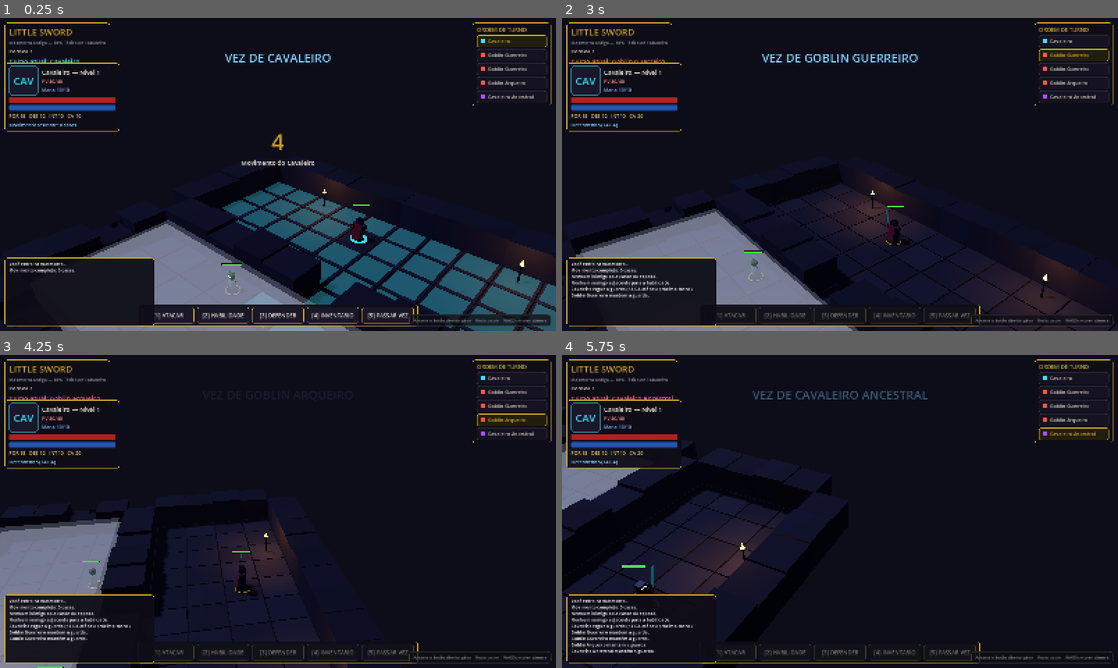
Above: before the commit, frames 1-4 (two rows, left to right).
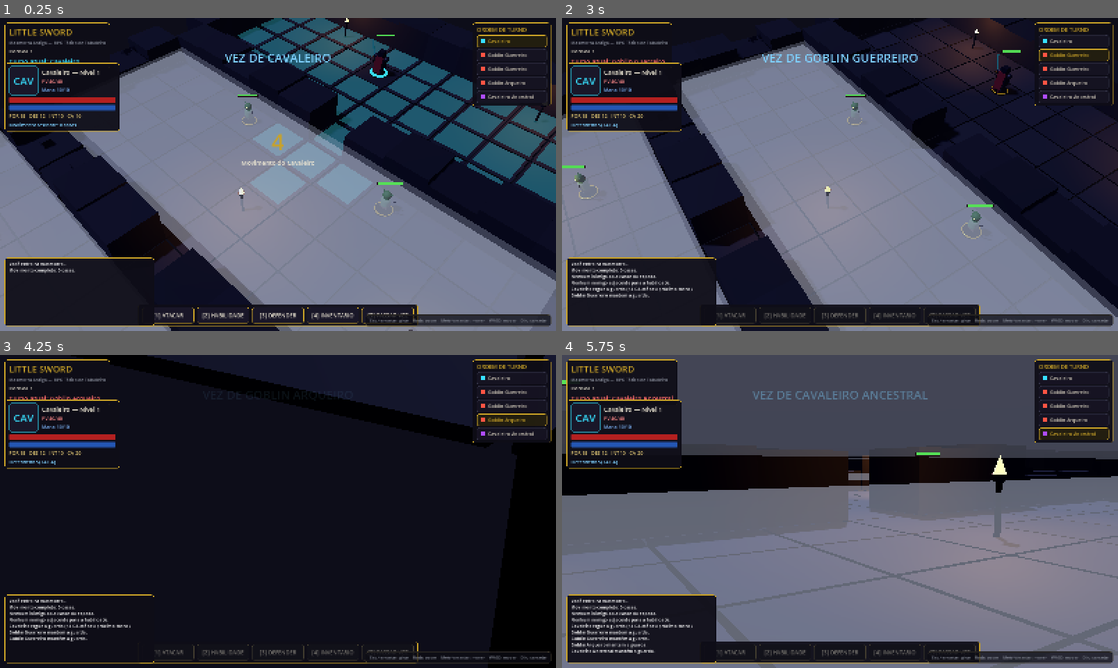
Above: after the commit, the same moments.

Repository: FalconiRod/Little-Sword
Game: Godot game, scene res://src/scenes/main.tscn
Same seed, same stepped clock (60 frames per second), same inputs: the game is played once before the commit and once after it.
Inputs (mouse positions are in pixels of both pictures, inside the frame that each line leads up to):
- Up to frame 1 (0.25 s): no input
- Up to frame 2 (3 s): click "[1] ATACAR" at 0.5 s; click "[2] HABILIDADE" at 1.25 s; click "[3] DEFENDER" at 2 s; tap Enter at 2.75 s; move the mouse to (962, 158) at 2.77 s; hold D from 2.78 s (still down); hold Q from 2.78 s (still down); click (962, 158) at 2.92 s
- Up to frame 3 (4.25 s): tap E at 3.05 s; release D at 3.5 s; release Q at 3.5 s; drag from (166, 527) to (250, 574) at 3.52 s
- Up to frame 4 (5.75 s): move the mouse to (895, 442) at 4.27 s; hold D 4.28-5 s; hold Q 4.28-5 s; click (895, 442) at 4.42 s; tap E at 4.55 s; drag from (812, 574) to (673, 464) at 5.02 s

The runs differ from the first frame. In frame 1, 55% of the frame differs, in the area x 0-100%, y 0-100%; in frame 2, 49%; in frame 3, 13%; in frame 4, 74%.

Commit message:
v0.2.0: camera orbital completa (arrasto esquerdo, pitch, zoom cinematico, colisao por grid)

Diff:
--- a/src/core/camera_rig.gd
+++ b/src/core/camera_rig.gd
@@ -1,59 +1,79 @@
 class_name CameraRig
 extends Node3D
-## Câmera isométrica da mesa digital: pan relativo à direção de visão,
-## órbita livre ao redor do tabuleiro (Q/E ou botão do meio), zoom no scroll
-## e tremida em impactos.
+## Câmera orbital de mesa digital — como um jogador circulando em torno de
+## um tabuleiro real de D&D e inspecionando miniaturas de perto.
+##
+## Órbita esférica (yaw/pitch/distância) ao redor de um pivô com interpolação
+## exponencial suave; colisão com paredes resolvida por amostragem no grid
+## (sem física). Padrão: visão isométrica tática; mínimo: ângulo cinematográfico
+## rente à mesa; máximo: vista quase zenital.
 
 var cam: Camera3D
-var _base_offset := Vector3(9.0, 13.5, 9.0)
-var _zoom := 1.0
-var _zoom_target := 1.0
-var _yaw := 0.0
-var _yaw_target := 0.0
+
+var yaw := deg_to_rad(45.0)
+var pitch := deg_to_rad(47.0)
+var dist := 18.3
+
+var _yaw_t := yaw
+var _pitch_t := pitch
+var _dist_t := dist
+var _pivot_t := Vector3.ZERO
+
+const PITCH_MIN := 12.0
+const PITCH_MAX := 85.0
+const DIST_MIN := 4.2
+const DIST_MAX := 34.0
+
 var _shake := 0.0
-var _dragging := false
-var _rmb_down := false
 var _bounds := Rect2(0, 0, 26, 30)
 var _auto_orbit := false
 
 func setup(bounds: Rect2) -> void:
 	_bounds = bounds
 	_auto_orbit = OS.get_cmdline_user_args().has("--orbit")
+	_pivot_t = position
 	cam = Camera3D.new()
 	cam.fov = 40.0
 	add_child(cam)
 	cam.current = true
-	_apply()
+	_apply(true)
+
+func set_focus(p: Vector3) -> void:
+	_pivot_t = p
 
 func _process(delta: float) -> void:
+	var s := 1.0 - exp(-10.0 * delta)
+
 	if _auto_orbit:
-		_yaw_target += 0.5 * delta
-	var k_rot := 0.0
+		_yaw_t += 0.5 * delta
 	if Input.is_key_pressed(KEY_Q):
-		k_rot += 1.0
+		_yaw_t += 1.8 * delta
 	if Input.is_key_pressed(KEY_E):
-		k_rot -= 1.0
-	_yaw_target += k_rot * 1.8 * delta
+		_yaw_t -= 1.8 * delta
 
+	# Pan relativo à direção da câmera.
+	var f := Vector3(-sin(yaw), 0.0, -cos(yaw))
+	var right := Vector3.UP.cross(f)
 	var pan := Vector2.ZERO
-	var fwd := Vector3(sin(_yaw), 0, cos(_yaw))
-	var right := Vector3(cos(_yaw), 0, -sin(_yaw))
 	if Input.is_key_pressed(KEY_W) or Input.is_key_pressed(KEY_UP):
+		pan.y += 1.0
+	if Input.is_key_pressed(KEY_S) or Input.is_key_pressed(KEY_DOWN):
 		pan.y -= 1.0
-	if Input.is_key_pressed(KEY_S) or Input.is_key_pressed(KEY_DOWN):
-		pan.y += 1.0
 	if Input.is_key_pressed(KEY_A) or Input.is_key_pressed(KEY_LEFT):
 		pan.x -= 1.0
 	if Input.is_key_pressed(KEY_D) or Input.is_key_pressed(KEY_RIGHT):
 		pan.x += 1.0
 	if pan != Vector2.ZERO:
-		var move := (right * pan.x + fwd * pan.y).normalized() * 10.0 * delta
-		position.x = clampf(position.x + move.x, _bounds.position.x - 4.0, _bounds.end.x + 4.0)
-		position.z = clampf(position.z + move.z, _bounds.position.y - 4.0, _bounds.end.y + 6.0)
+		var k := 10.0 * delta * (dist / 18.0)
+		_pivot_t += (right * pan.x + f * pan.y) * k
+	_clamp_pivot()
 
-	_zoom = lerpf(_zoom, _zoom_target, minf(1.0, delta * 10.0))
-	_yaw = lerpf(_yaw, _yaw_target, minf(1.0, delta * 14.0))
-	_apply()
+	yaw += (_yaw_t - yaw) * s
+	pitch += (_pitch_t - pitch) * s
+	dist += (_dist_t - dist) * s
+	position += (_pivot_t - position) * s
+
+	_apply(false)
 
 	if _shake > 0.005:
 		cam.h_offset = randf_range(-1, 1) * _shake * 0.25
@@ -63,32 +83,59 @@
 		cam.h_offset = 0.0
 		cam.v_offset = 0.0
 
-func _apply() -> void:
+func _clamp_pivot() -> void:
+	_pivot_t.x = clampf(_pivot_t.x, _bounds.position.x - 4.0, _bounds.end.x + 4.0)
+	_pivot_t.z = clampf(_pivot_t.z, _bounds.position.y - 4.0, _bounds.end.y + 6.0)
+
+## Posiciona a câmera na esfera do pivô e resolve colisão com paredes.
+func _apply(instant: bool) -> void:
 	if cam == null:
 		return
-	var offset := (_base_offset * _zoom).rotated(Vector3.UP, _yaw)
-	cam.position = offset
-	cam.look_at(Vector3.ZERO)
+	var horiz := cos(pitch) * dist
+	var offset := Vector3(sin(yaw) * horiz, sin(pitch) * dist, cos(yaw) * horiz)
+	var desired := position + offset
+	var final_pos := desired if instant else _collide(position, desired)
+	cam.global_position = final_pos
+	cam.look_at(position + Vector3(0, 0.6, 0))
+
+## Amostra o segmento pivô->câmera: se atravessar célula de parede abaixo da
+## altura das paredes, aproxima a câmera para antes do bloqueio.
+func _collide(from: Vector3, to: Vector3) -> Vector3:
+	var dir := to - from
+	var ln := dir.length()
+	if ln < 0.5:
+		return to
+	dir /= ln
+	var steps := int(ceil(ln / 0.45))
+	for i in range(1, steps + 1):
+		var d := ln * float(i) / float(steps)
+		var p := from + dir * d
+		if p.y >= 2.1:
+			continue
+		var c := BoardGrid.cell_of(p)
+		if BoardGrid.in_bounds(c) and not BoardGrid.is_walkable(c):
+			return from + dir * maxf(1.2, d - 0.55)
+	return to
 
 func _unhandled_input(event: InputEvent) -> void:
 	if event is InputEventMouseButton and event.pressed:
 		match event.button_index:
 			MOUSE_BUTTON_WHEEL_UP:
-				_zoom_target = clampf(_zoom_target - 0.08, 0.65, 1.7)
+				_dist_t = clampf(_dist_t * 0.90, DIST_MIN, DIST_MAX)
 			MOUSE_BUTTON_WHEEL_DOWN:
-				_zoom_target = clampf(_zoom_target + 0.08, 0.65, 1.7)
-			MOUSE_BUTTON_MIDDLE:
-				_dragging = true
-			MOUSE_BUTTON_RIGHT:
-				_rmb_down = true
-	elif event is InputEventMouseButton and not event.pressed:
-		match event.button_index:
-			MOUSE_BUTTON_MIDDLE:
-				_dragging = false
-			MOUSE_BUTTON_RIGHT:
-				_rmb_down = false
-	elif event is InputEventMouseMotion and event.button_mask & (MOUSE_BUTTON_MASK_MIDDLE | MOUSE_BUTTON_MASK_RIGHT):
-		_yaw_target += event.relative.x * 0.008
+				_dist_t = clampf(_dist_t / 0.90, DIST_MIN, DIST_MAX)
+	elif event is InputEventMouseMotion:
+		var mask := int(event.button_mask)
+		if mask & MOUSE_BUTTON_MASK_LEFT:
+			_yaw_t += event.relative.x * 0.006
+			_pitch_t = clampf(_pitch_t + event.relative.y * 0.006, deg_to_rad(PITCH_MIN), deg_to_rad(PITCH_MAX))
+		elif mask & MOUSE_BUTTON_MASK_MIDDLE:
+			var k := dist * 0.0017
+			var f := Vector3(-sin(yaw), 0.0, -cos(yaw))
+			var right := Vector3.UP.cross(f)
+			_pivot_t -= right * event.relative.x * k
+			_pivot_t += f * event.relative.y * k
+			_clamp_pivot()
 
 func shake(strength: float) -> void:
 	_shake = maxf(_shake, strength)
--- a/src/player/player_controller.gd
+++ b/src/player/player_controller.gd
@@ -23,6 +23,9 @@
 var _rmb_down := false
 var _rmb_moved := false
 var _rmb_start := Vector2.ZERO
+var _lmb_down := false
+var _lmb_moved := false
+var _lmb_start := Vector2.ZERO
 
 func init(knight_unit: BoardUnit, board_ref: BoardBuilder, hud_ref) -> void:
 	knight = knight_unit
@@ -158,8 +161,8 @@
 # ------------------------------------------------------------------ input --
 
 func _unhandled_input(event: InputEvent) -> void:
-	# Botão direito: arrastar gira a câmera (tratado pelo CameraRig);
-	# clicar sem arrastar cancela a mira. Limiar de 6 px separa os dois.
+	# Botões do mouse vs. câmera: arrastar gira/move (tratado pelo CameraRig);
+	# clicar sem arrastar age no jogo. Limiar de 6 px separa os dois gestos.
 	if event is InputEventMouseButton and event.button_index == MOUSE_BUTTON_RIGHT:
 		_rmb_down = event.pressed
 		if event.pressed:
@@ -168,9 +171,21 @@
 		elif _rmb_down and not _rmb_moved:
 			_try_cancel()
 		return
-	if event is InputEventMouseMotion and _rmb_down:
-		if event.position.distance_to(_rmb_start) > 6.0:
+	if event is InputEventMouseButton and event.button_index == MOUSE_BUTTON_LEFT:
+		_lmb_down = event.pressed
+		if event.pressed:
+			_lmb_moved = false
+			_lmb_start = event.position
+		elif _lmb_down and not _lmb_moved and _can_act():
+			_handle_click(event.position)
+		return
+	if event is InputEventMouseMotion and (_rmb_down or _lmb_down):
+		if _rmb_down and event.position.distance_to(_rmb_start) > 6.0:
 			_rmb_moved = true
+		if _lmb_down and event.position.distance_to(_lmb_start) > 6.0:
+			_lmb_moved = true
+		if _lmb_down and _lmb_moved:
+			return
 	if TurnManager.active != knight or TurnManager.game_ended:
 		return
 	if event is InputEventKey and event.pressed and not event.echo:
@@ -186,8 +201,10 @@
 		return
 	if event is InputEventMouseMotion:
 		_update_hover(event.position)
-	elif event is InputEventMouseButton and event.pressed and event.button_index == MOUSE_BUTTON_LEFT:
-		_handle_click(event.position)
+
+func _can_act() -> bool:
+	return TurnManager.active == knight and not TurnManager.game_ended \
+		and not busy and mode != Mode.NONE
 
 func _try_cancel() -> void:
 	if TurnManager.active == knight and not TurnManager.game_ended and not busy and mode != Mode.MOVE_READY:
--- a/src/ui/hud.gd
+++ b/src/ui/hud.gd
@@ -309,7 +309,7 @@
 	p.offset_bottom = -14
 	p.mouse_filter = Control.MOUSE_FILTER_IGNORE
 	add_child(p)
-	var l := _label("Arraste o botão direito: girar    Roda: zoom    WASD: mover câmera", 12, "8a8f9c", p)
+	var l := _label("Esq.+arrastar: girar    Roda: zoom    Meio+arrastar: mover    WASD: mover    Dir.: cancelar", 12, "8a8f9c", p)
 	l.mouse_filter = Control.MOUSE_FILTER_IGNORE
 
 func _build_inventory() -> void:
Not shown, changed: docs/CHANGELOG.md
Not shown, changed: docs/DECISIONS.md
